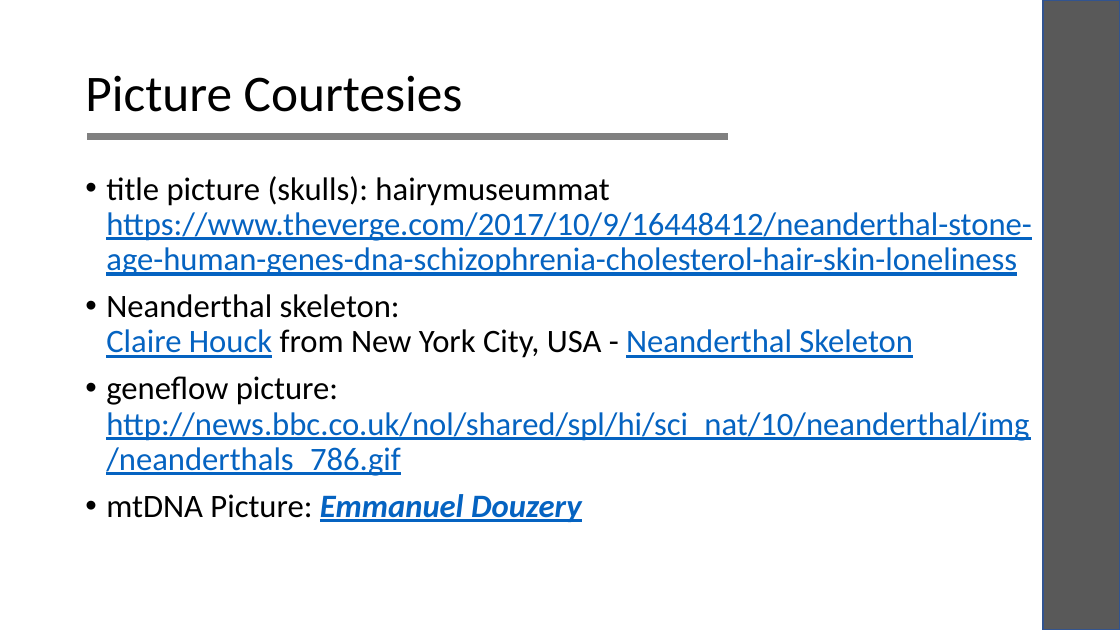
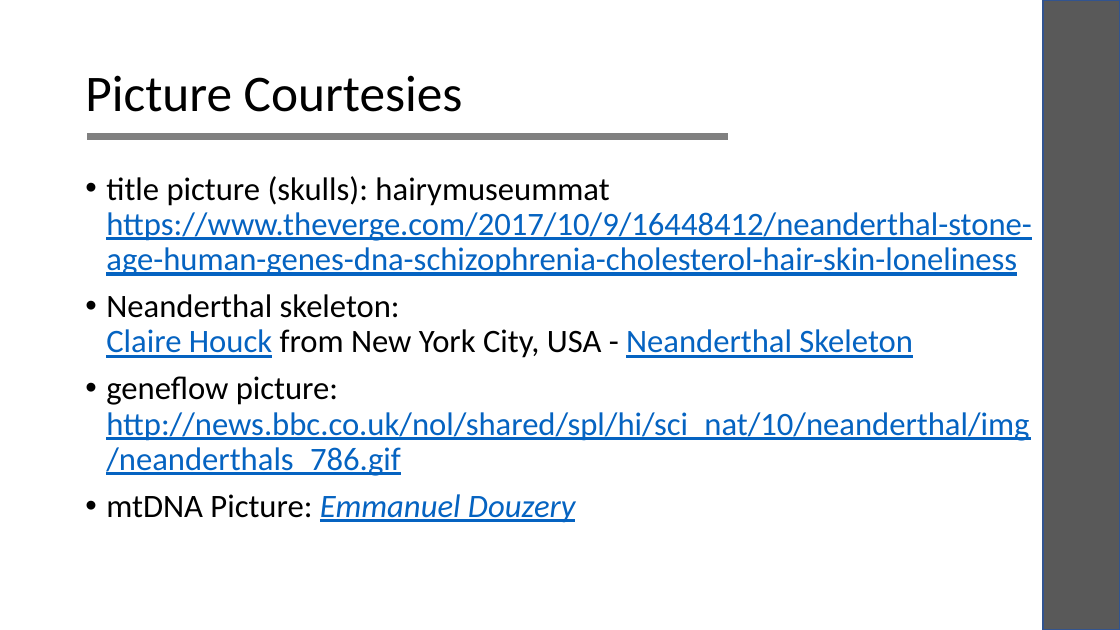
Before and after one commit to laksannathan/Biopython, a slide deck: slide 14 of humans_demo/Humans.pptx. Drawn at 1120x630 pixels with LibreOffice and Linux fonts; fonts in the diff are those of the drawing. Boxes give left, top, right and bottom in pixels: in the first picture for what was removed or moved away, otherwise in the second. Text is boxed around its words. In the diff, an @@ line names an element or a change of style, - is before the commit and + after.

```diff
--- a/humans_demo/Humans.pptx
+++ b/humans_demo/Humans.pptx
@@ text at (x1=106, y1=494, x2=576, y2=523): bold off in "Emmanuel Douzery" @@
```
Also in this commit, not shown: 2 other slides changed, 1 other file.
